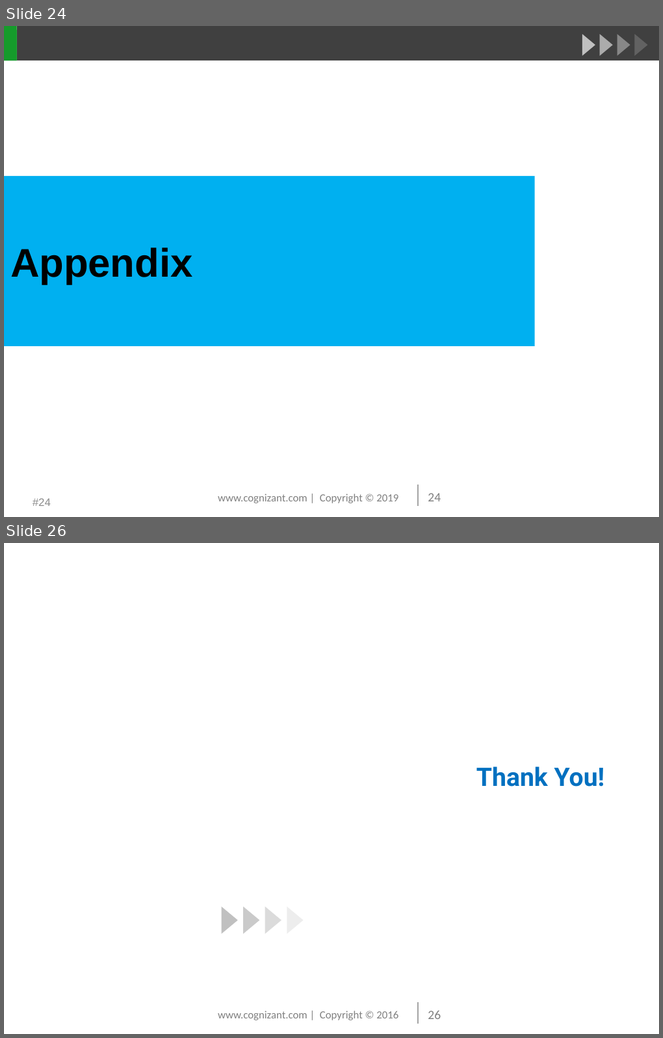
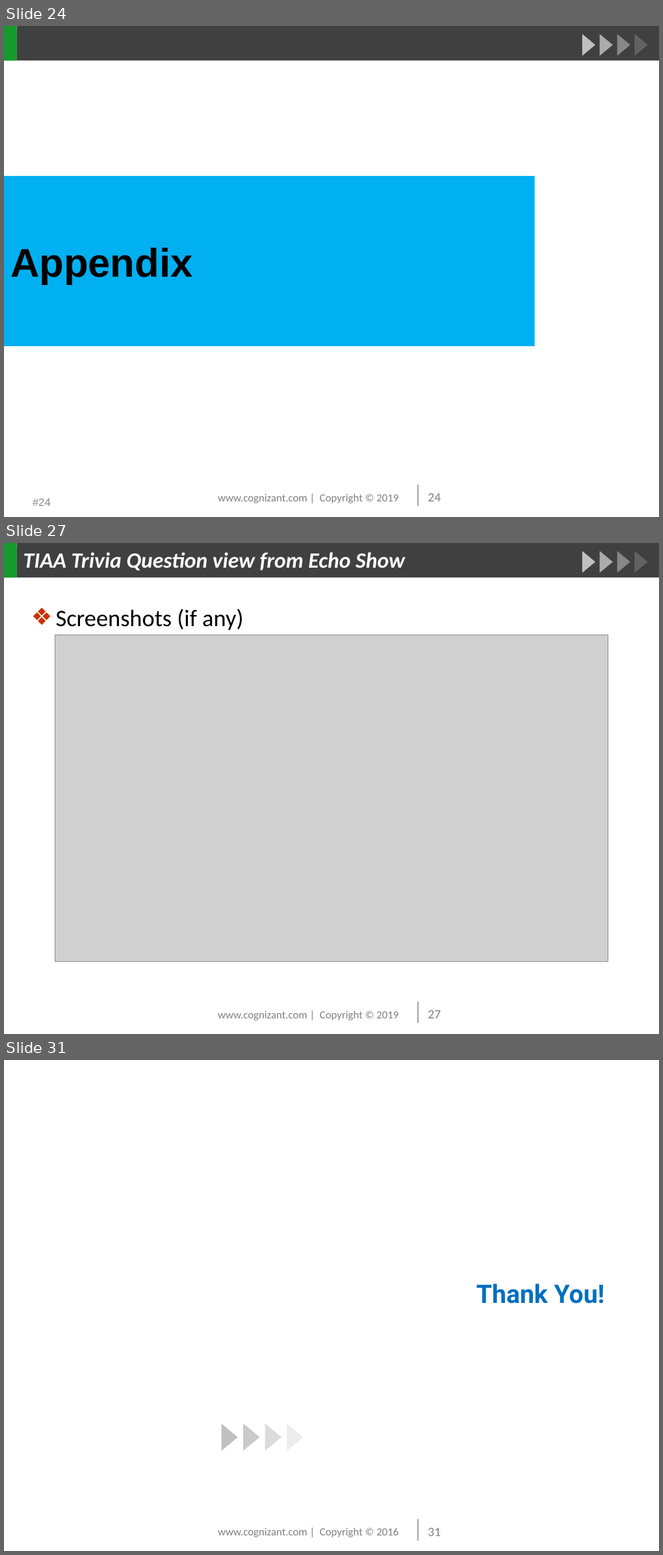
Before and after one commit to beulahmercy/myreact-quiz, a slide deck: TIAA Alexa Skill-PMR July 2019.pptx. Shown one above the other, each under a label of ours: slides 24 and 26 before the commit, slides 24, 27 and 31 after it; the slides between them are not shown. The pictures are 663x1038 and 663x1555 pixels, drawn with LibreOffice and Linux fonts; fonts in the diff are those of the drawing; grey boxes stand for pictures; background and template pictures are left out. Boxes give left, top, right and bottom in pixels: in the first picture for what was removed or moved away, otherwise in the second. Text is boxed around its words. In the diff, an @@ line names an element or a change of style, - is before the commit and + after.

```diff
--- a/TIAA Alexa Skill-PMR July 2019.pptx
+++ b/TIAA Alexa Skill-PMR July 2019.pptx
@@ slide 27 added at bbox=[4, 543, 659, 1034], background picture (left out); not listed: 15 template elements that a slide beside it also shows @@
@@ title added at bbox=[24, 552, 405, 571], 24 pt, text #FFFFFF, bold, italic @@
+TIAA Trivia Question view from Echo Show
@@ text added at bbox=[56, 609, 243, 630], 26 pt, text #000000 @@
+❖ Screenshots (if any)
@@ picture added at bbox=[55, 635, 608, 962] @@
@@ what was slide 26 is now slide 31 @@
@@ page number at bbox=[428, 1528, 441, 1536]: text changed @@
-26
+31
```
Also in this commit, not shown: 3 slides changed, 4 other slides added.
